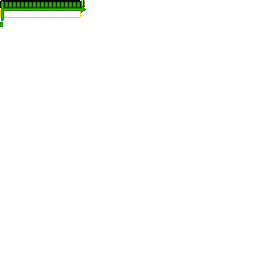
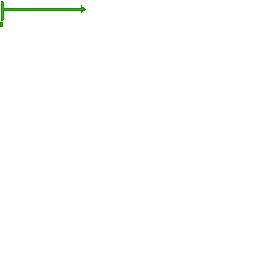
Before/after of a 256px x 256px layered artwork. What changed in the layer stack:
hid "Слой 21" over (5, 2, 82, 13)
hid "Слой 0" over (0, 0, 85, 18)
